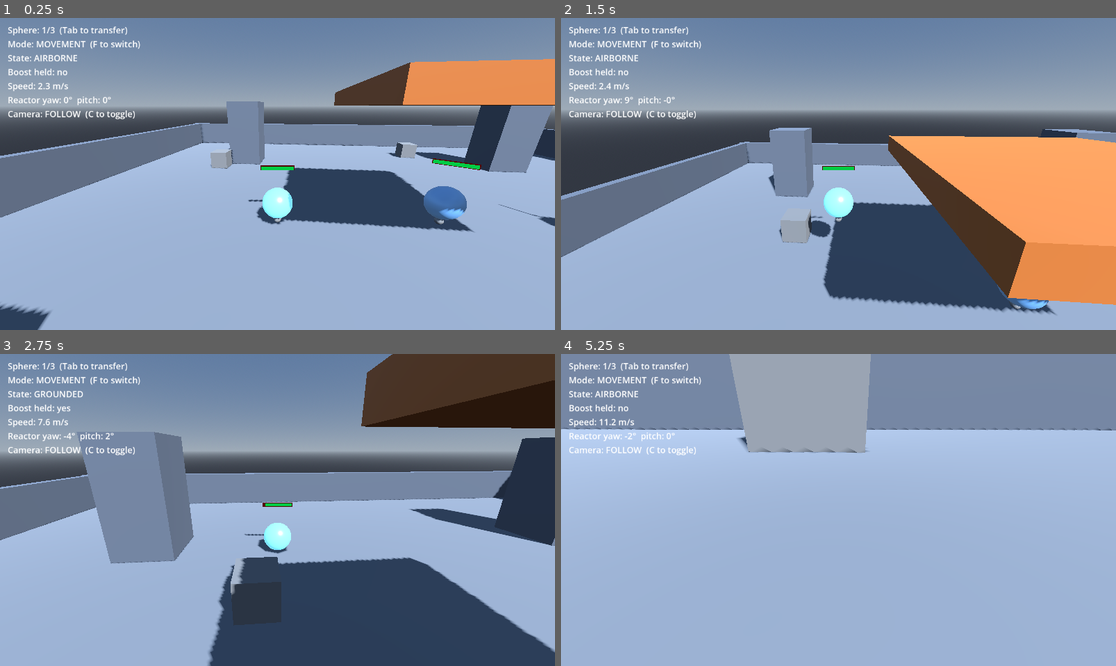
Above: before the commit, frames 1-4 (two rows, left to right).
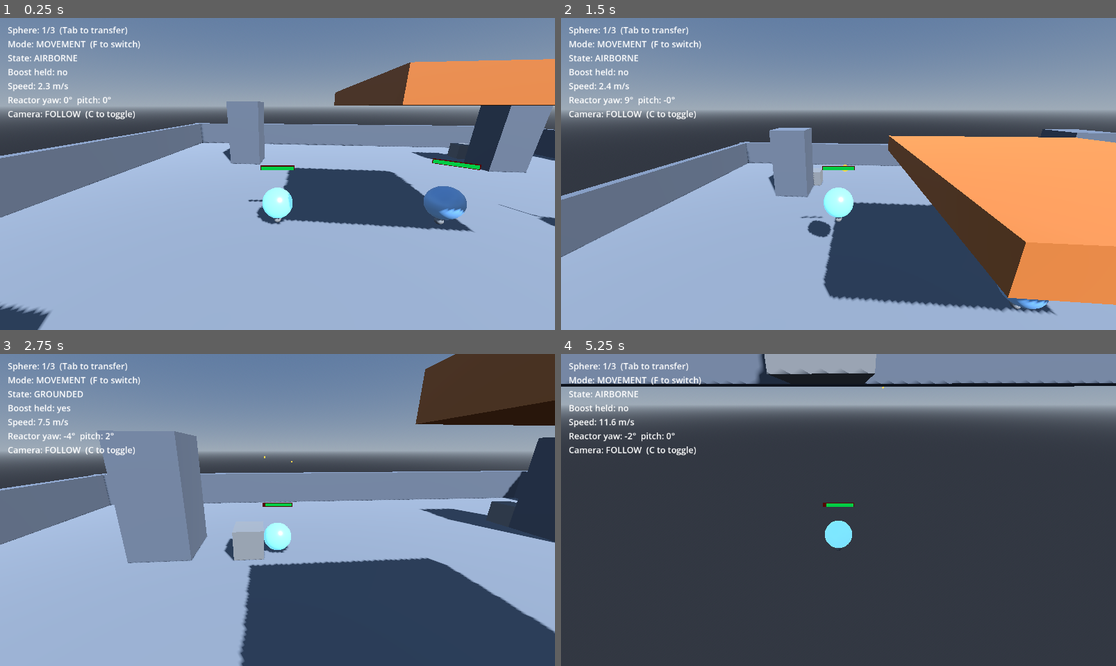
Above: after the commit, the same moments.

Repository: Thiiamas/Spheres
Game: Godot game, scene res://Main.tscn
The game is run twice, just before and just after one commit, with the same random seed, the same clock (stepped at 60 frames per second) and the same inputs.
Inputs (mouse positions are in pixels of both pictures, inside the frame that each line leads up to):
- Up to frame 1 (0.25 s): no input
- Up to frame 2 (1.5 s): tap Enter (ui_accept) at 0.5 s; move the mouse to (866, 174) at 0.52 s; hold Enter (ui_accept) 0.53-1.28 s; hold Z (move_forward) from 0.53 s (still down); tap Space (jump) at 0.77 s; tap A (attack, bound only after the commit) at 0.8, 1.35 s; move the mouse to (810, 174) at 1.27 s
- Up to frame 3 (2.75 s): keep holding Z (move_forward); tap Space (jump) at 1.52 s; tap Enter (ui_accept) at 1.55 s; move the mouse to (288, 503) at 2.02 s; hold Shift (boost) from 2.03 s (still down); tap A (attack, bound only after the commit) at 2.3 s
- Up to frame 4 (5.25 s): keep holding Z (move_forward); move the mouse to (832, 516) at 2.77 s; release Shift (boost) at 2.78 s; tap Down (cam_pan_down) at 2.85 s; tap Space (jump) at 3.02, 3.77, 4.52 s; tap Enter (ui_accept) at 3.05, 4.55 s; move the mouse to (877, 513) at 3.52 s; tap Left (cam_pan_left) at 3.6 s; tap A (attack, bound only after the commit) at 3.8 s; move the mouse to (794, 506) at 4.27 s; tap Right (cam_pan_right) at 4.35 s; move the mouse to (844, 510) at 5.02 s; tap Up (cam_pan_up) at 5.1 s

The runs differ from the first frame. In frame 1, 0.5% of the frame differs, in the area x 37-85%, y 39-49%; in frame 2, 0.5%; in frame 3, 12%; in frame 4, 89%, in the area x 0-100%, y 0-100%.

Commit message:
Phase 4: game loop, projectile attack, game over
Player attack (per request, replaces the doc's Space AoE explosion):
- Fire a projectile on "A" (and left-click) aimed at the mouse target.
- Mouse->world aim resolved by a Strategy pattern (AimStrategy) swapped per
  camera mode: RTS = free cursor projection, FOLLOW = screen-centre crosshair.
  SphereCamera.get_aim_target() owns the strategy; the controller stays
  mode-agnostic.
- Projectile.tscn (Area3D) flies straight, calls Enemy.take_hit, frees itself.

Combat/loop:
- Enemy gains hp + take_hit; enemies moved to physics layer 2 so projectiles
  hit only enemies (not spheres/walls).
- GameManager autoload: wave/zone loop (start_wave, on_enemy_died, zone_cleared
  with scaling 4 + zone*2), Game Over message, restart on ui_accept.
- Main.gd boots wave 1 after spheres register; SphereController._die triggers
  game_over when the last sphere falls. Consciousness.reset() on restart.
- UI/MessageLabel CanvasLayer in Main.tscn; add `attack` action; register
  GameManager autoload. Remove now-unused EnemySpawner (GameManager spawns).

Verified headless: aim differs by camera mode, firing spawns a projectile,
killing a wave advances to zone 2 (8 enemies), all-spheres-dead shows GAME OVER.

Co-Authored-By: Claude Opus 4.8 <noreply@anthropic.com>

Diff:
--- /dev/null
+++ b/AimStrategy.gd
@@ -0,0 +1,43 @@
+extends RefCounted
+class_name AimStrategy
+
+## Strategy pattern: turn the player's current pointing into a world-space aim
+## point for the active sphere's attack. The concrete strategy depends on the
+## camera mode (chosen by SphereCamera): RTS uses the free mouse cursor, FOLLOW
+## uses the screen centre because the mouse is captured for reactor aiming.
+##
+## Subclasses only decide *which screen point* to aim through; the screen→world
+## projection below is shared.
+
+## Enemies live on physics layer 2 (see Enemy.tscn).
+const ENEMY_MASK := 2
+
+
+func resolve(camera: Camera3D, origin: Vector3) -> Vector3:
+	return _world_from_screen(camera, _screen_point(camera), origin)
+
+
+## Screen-space point to aim through. Default is the viewport centre (crosshair).
+func _screen_point(camera: Camera3D) -> Vector2:
+	return camera.get_viewport().get_visible_rect().size * 0.5
+
+
+## Shared projection: prefer an enemy under the pointer; otherwise the ground
+## plane at the firing height; otherwise a point far along the ray.
+func _world_from_screen(camera: Camera3D, screen: Vector2, origin: Vector3) -> Vector3:
+	var from := camera.project_ray_origin(screen)
+	var dir := camera.project_ray_normal(screen)
+
+	var space := camera.get_world_3d().direct_space_state
+	var query := PhysicsRayQueryParameters3D.create(from, from + dir * 200.0)
+	query.collision_mask = ENEMY_MASK
+	var hit := space.intersect_ray(query)
+	if hit:
+		return hit.position
+
+	var ground := Plane(Vector3.UP, origin.y)
+	var ground_hit = ground.intersects_ray(from, dir)
+	if ground_hit != null:
+		return ground_hit
+
+	return from + dir * 30.0
--- a/Consciousness.gd
+++ b/Consciousness.gd
@@ -70,6 +70,13 @@
 	return spheres[current_index]
 
 
+## Clear the registry. Call before reloading the scene so freed spheres from the
+## old run don't linger in the list.
+func reset() -> void:
+	spheres.clear()
+	current_index = 0
+
+
 func _activate_initial() -> void:
 	if spheres.is_empty():
 		return
--- a/Enemy.gd
+++ b/Enemy.gd
@@ -13,10 +13,13 @@
 @export var attack_damage: float = 8.0
 @export var attack_cooldown: float = 1.2
 @export var gravity: float = 18.0
+## Hit points; depleted by player projectiles (take_hit).
+@export var hp: float = 40.0
 
 @onready var _attack_zone: Area3D = $AttackZone
 
 var _attack_timer: float = 0.0
+var _dead: bool = false
 
 
 func _physics_process(delta: float) -> void:
@@ -46,6 +49,18 @@
 		_try_attack()
 
 
+## Take damage from a player projectile. Reports its death to GameManager so the
+## wave counter advances.
+func take_hit(damage: float) -> void:
+	if _dead:
+		return
+	hp -= damage
+	if hp <= 0.0:
+		_dead = true
+		GameManager.on_enemy_died()
+		queue_free()
+
+
 ## Closest sphere by horizontal (XZ) distance — enemies move on the ground, so
 ## reachability is what matters, not a sphere that's flown overhead.
 func _nearest_sphere() -> SphereController:
--- a/Enemy.tscn
+++ b/Enemy.tscn
@@ -17,6 +17,8 @@
 radius = 1.2
 
 [node name="Enemy" type="CharacterBody3D"]
+collision_layer = 2
+collision_mask = 3
 script = ExtResource("1_enemy")
 
 [node name="MeshInstance3D" type="MeshInstance3D" parent="."]
--- a/EnemySpawner.gd
+++ /dev/null
@@ -1,22 +0,0 @@
-extends Node3D
-class_name EnemySpawner
-
-## Spawns a ring of enemies around the arena centre at startup. Enemies are
-## parented under this node to keep the scene tidy.
-
-@export var enemy_scene: PackedScene
-@export var enemy_count: int = 5
-@export var spawn_radius: float = 12.0
-@export var spawn_height: float = 0.5
-
-
-func _ready() -> void:
-	if enemy_scene == null:
-		push_warning("EnemySpawner: enemy_scene not assigned; no enemies spawned.")
-		return
-	for i in enemy_count:
-		var enemy := enemy_scene.instantiate()
-		add_child(enemy)
-		var angle := (TAU / enemy_count) * i
-		enemy.global_position = Vector3(cos(angle), 0.0, sin(angle)) * spawn_radius \
-			+ Vector3.UP * spawn_height
--- /dev/null
+++ b/GameManager.gd
@@ -0,0 +1,80 @@
+extends Node
+
+## Autoload singleton (registered as "GameManager"). Owns the wave/zone loop:
+## spawn a wave, count kills, clear the zone, spawn a bigger wave; show Game Over
+## when every sphere is destroyed, and restart on confirm.
+##
+## The arena (enemy container + message label) is handed in by Main.gd once the
+## scene is ready — autoloads exist before the scene, so they can't grab scene
+## nodes at their own _ready.
+
+const FIRST_WAVE := 5
+const SPAWN_RADIUS := 14.0
+
+var enemy_scene: PackedScene = preload("res://Enemy.tscn")
+var current_zone: int = 1
+var enemies_alive: int = 0
+
+var _container: Node3D = null
+var _message: Label = null
+
+
+## Called by Main once the scene (and its spheres) are ready.
+func begin(container: Node3D, message: Label) -> void:
+	_container = container
+	_message = message
+	current_zone = 1
+	enemies_alive = 0
+	_hide_message()
+	start_wave(FIRST_WAVE)
+
+
+func start_wave(count: int) -> void:
+	if _container == null:
+		return
+	_hide_message()
+	enemies_alive = count
+	for i in count:
+		var enemy := enemy_scene.instantiate()
+		_container.add_child(enemy)
+		var angle := (TAU / count) * i + randf() * 0.3
+		enemy.global_position = Vector3(cos(angle), 0.0, sin(angle)) * SPAWN_RADIUS + Vector3.UP * 0.5
+
+
+## An enemy reported its death (killed by a player projectile).
+func on_enemy_died() -> void:
+	enemies_alive -= 1
+	if enemies_alive <= 0:
+		_zone_cleared()
+
+
+func game_over() -> void:
+	show_message("GAME OVER\n[Entrée] pour recommencer")
+
+
+func show_message(text: String) -> void:
+	if _message:
+		_message.text = text
+		_message.visible = true
+
+
+func _zone_cleared() -> void:
+	current_zone += 1
+	show_message("Zone dégagée !\nProchaine zone…")
+	await get_tree().create_timer(2.0).timeout
+	# A wipe or restart may have happened during the pause.
+	if Consciousness.spheres.is_empty():
+		return
+	start_wave(4 + current_zone * 2)
+
+
+func _hide_message() -> void:
+	if _message:
+		_message.visible = false
+
+
+func _input(event: InputEvent) -> void:
+	# Restart only from the Game Over state (no spheres left).
+	if event.is_action_pressed("ui_accept") and Consciousness.spheres.is_empty():
+		Consciousness.reset()
+		get_tree().reload_current_scene()
--- /dev/null
+++ b/Main.gd
@@ -0,0 +1,13 @@
+extends Node3D
+
+## Boots the game loop: once the spheres have registered with Consciousness,
+## hand the enemy container and message label to GameManager and start wave 1.
+
+@onready var _enemies: Node3D = $Enemies
+@onready var _message: Label = $UI/MessageLabel
+
+
+func _ready() -> void:
+	# Let the spheres run their _ready (register + deferred initial activation).
+	await get_tree().process_frame
+	GameManager.begin(_enemies, _message)
--- a/Main.tscn
+++ b/Main.tscn
@@ -1,10 +1,9 @@
-[gd_scene load_steps=20 format=3 uid="uid://b8mq2x1n3p7ya"]
+[gd_scene load_steps=19 format=3 uid="uid://b8mq2x1n3p7ya"]
 
 [ext_resource type="Script" uid="uid://du2qpi72se1or" path="res://SphereCamera.gd" id="1_cam"]
 [ext_resource type="Script" uid="uid://kvu8t082hllc" path="res://HUD.gd" id="2_hud"]
 [ext_resource type="PackedScene" path="res://Sphere.tscn" id="3_sphere"]
-[ext_resource type="Script" path="res://EnemySpawner.gd" id="4_spawn"]
-[ext_resource type="PackedScene" path="res://Enemy.tscn" id="5_enemy"]
+[ext_resource type="Script" path="res://Main.gd" id="4_main"]
 
 [sub_resource type="ProceduralSkyMaterial" id="Sky_mat"]
 sky_top_color = Color(0.33, 0.45, 0.62, 1)
@@ -69,6 +68,7 @@
 size = Vector3(6, 0.5, 6)
 
 [node name="Main" type="Node3D"]
+script = ExtResource("4_main")
 
 [node name="WorldEnvironment" type="WorldEnvironment" parent="."]
 environment = SubResource("Env")
@@ -181,8 +181,6 @@
 transform = Transform3D(1, 0, 0, 0, 1, 0, 0, 0, 1, 5, 1, 0)
 
 [node name="Enemies" type="Node3D" parent="."]
-script = ExtResource("4_spawn")
-enemy_scene = ExtResource("5_enemy")
 
 [node name="SphereCamera" type="Camera3D" parent="."]
 transform = Transform3D(1, 0, 0, 0, 1, 0, 0, 0, 1, 0, 3, 6)
@@ -198,3 +196,20 @@
 theme_override_font_sizes/font_size = 18
 script = ExtResource("2_hud")
 camera = NodePath("../../SphereCamera")
+
+[node name="UI" type="CanvasLayer" parent="."]
+
+[node name="MessageLabel" type="Label" parent="UI"]
+anchor_left = 0.5
+anchor_top = 0.5
+anchor_right = 0.5
+anchor_bottom = 0.5
+offset_left = -320.0
+offset_top = -90.0
+offset_right = 320.0
+offset_bottom = 90.0
+theme_override_font_sizes/font_size = 40
+text = ""
+horizontal_alignment = 1
+vertical_alignment = 1
+visible = false
--- /dev/null
+++ b/MouseCursorAim.gd
@@ -0,0 +1,7 @@
+extends AimStrategy
+class_name MouseCursorAim
+
+## RTS camera: the mouse is free, so aim through the actual cursor position.
+
+func _screen_point(camera: Camera3D) -> Vector2:
+	return camera.get_viewport().get_mouse_position()
--- /dev/null
+++ b/Projectile.gd
@@ -0,0 +1,38 @@
+extends Area3D
+class_name Projectile
+
+## A straight-flying shot fired by the active sphere. Travels along a fixed
+## direction, damages the first enemy it touches (via take_hit), then frees
+## itself. Self-destructs after `lifetime` so strays don't accumulate.
+
+@export var lifetime: float = 2.5
+
+var _dir: Vector3 = Vector3.FORWARD
+var _speed: float = 30.0
+var _damage: float = 35.0
+var _life: float = 0.0
+
+
+## Configure the shot before/after adding it to the tree.
+func launch(dir: Vector3, damage: float, speed: float) -> void:
+	_dir = dir.normalized()
+	_damage = damage
+	_speed = speed
+
+
+func _ready() -> void:
+	_life = lifetime
+	body_entered.connect(_on_body_entered)
+
+
+func _physics_process(delta: float) -> void:
+	global_position += _dir * _speed * delta
+	_life -= delta
+	if _life <= 0.0:
+		queue_free()
+
+
+func _on_body_entered(body: Node) -> void:
+	if body.has_method("take_hit"):
+		body.take_hit(_damage)
+		queue_free()
--- /dev/null
+++ b/Projectile.tscn
@@ -0,0 +1,29 @@
+[gd_scene load_steps=5 format=3]
+
+[ext_resource type="Script" path="res://Projectile.gd" id="1_proj"]
+
+[sub_resource type="StandardMaterial3D" id="Mat_proj"]
+shading_mode = 0
+albedo_color = Color(1, 0.85, 0.3, 1)
+emission_enabled = true
+emission = Color(1, 0.8, 0.2, 1)
+emission_energy_multiplier = 3.0
+
+[sub_resource type="SphereMesh" id="Mesh_proj"]
+material = SubResource("Mat_proj")
+radius = 0.18
+height = 0.36
+
+[sub_resource type="SphereShape3D" id="Shape_proj"]
+radius = 0.25
+
+[node name="Projectile" type="Area3D"]
+collision_layer = 0
+collision_mask = 2
+script = ExtResource("1_proj")
+
+[node name="MeshInstance3D" type="MeshInstance3D" parent="."]
+mesh = SubResource("Mesh_proj")
+
+[node name="CollisionShape3D" type="CollisionShape3D" parent="."]
+shape = SubResource("Shape_proj")
--- /dev/null
+++ b/ScreenCenterAim.gd
@@ -0,0 +1,6 @@
+extends AimStrategy
+class_name ScreenCenterAim
+
+## FOLLOW camera: the mouse is captured for reactor aiming, so there's no useful
+## cursor position. Aim through the screen centre (the crosshair you're looking
+## along). Uses the base _screen_point (viewport centre) unchanged.
--- a/Sphere.tscn
+++ b/Sphere.tscn
@@ -1,8 +1,9 @@
-[gd_scene load_steps=17 format=3]
+[gd_scene load_steps=18 format=3]
 
 [ext_resource type="Script" uid="uid://bbve772w8ey0t" path="res://SphereController.gd" id="1_ctrl"]
 [ext_resource type="Script" uid="uid://dnopq63lncmyw" path="res://Reactor.gd" id="2_react"]
 [ext_resource type="Script" path="res://HPBar3D.gd" id="3_hpbar"]
+[ext_resource type="PackedScene" path="res://Projectile.tscn" id="4_proj"]
 
 [sub_resource type="SphereMesh" id="Sphere_ball"]
 
@@ -72,6 +73,7 @@
 jump_force = 6.0
 double_jump_force = 4.0
 boost_force = 12.0
+projectile_scene = ExtResource("4_proj")
 hp_bar = NodePath("HPBar3D")
 ball_mesh = NodePath("MeshInstance3D")
 reactor = NodePath("Reactor")
--- a/SphereCamera.gd
+++ b/SphereCamera.gd
@@ -44,6 +44,10 @@
 var _rts_focus: Vector3 = Vector3.ZERO
 const _RTS_ZOOM_REF: float = 18.0 # zoom at which pan_speed is unscaled
 
+# How the active sphere's attack resolves "where the mouse points", swapped per
+# camera mode (Strategy pattern). See AimStrategy.
+var _aim_strategy: AimStrategy = ScreenCenterAim.new()
+
 
 func _ready() -> void:
 	_apply_mode_state()
@@ -92,6 +96,14 @@
 	Input.mouse_mode = Input.MOUSE_MODE_CAPTURED if mode == Mode.FOLLOW else Input.MOUSE_MODE_VISIBLE
 	if reactor != null:
 		reactor.external_aim = mode == Mode.RTS
+	# RTS aims through the free cursor; FOLLOW through the screen centre.
+	_aim_strategy = MouseCursorAim.new() if mode == Mode.RTS else ScreenCenterAim.new()
+
+
+## Resolve where the active sphere should shoot, based on the current mouse
+## pointing and camera mode. Delegated to the mode's AimStrategy.
+func get_aim_target(origin: Vector3) -> Vector3:
+	return _aim_strategy.resolve(self, origin)
 
 
 func _physics_process(delta: float) -> void:
--- a/SphereController.gd
+++ b/SphereController.gd
@@ -57,6 +57,16 @@
 ## Optional floating health bar (HPBar3D) shown above the sphere.
 @export var hp_bar: Node3D
 
+@export_group("Attack")
+## Projectile fired on the "attack" action (A). Aimed at the mouse target.
+@export var projectile_scene: PackedScene
+## Minimum seconds between shots.
+@export var attack_cooldown: float = 0.5
+## Travel speed handed to the projectile.
+@export var projectile_speed: float = 30.0
+## Damage handed to the projectile (Enemy.take_hit).
+@export var projectile_damage: float = 35.0
+
 @export_group("References")
 @export var reactor: Reactor
 @export var camera: SphereCamera ## Provides the view yaw so roll matches the active camera mode.
@@ -72,6 +82,8 @@
 
 ## Current hit points. Reaches 0 -> the sphere is destroyed.
 var hp: float = 100.0
+
+var _attack_timer: float = 0.0
 
 # Per-instance copy of the ball material so recolouring doesn't touch the shared resource.
 var _mode_material: StandardMaterial3D = null
@@ -106,10 +118,16 @@
 	print("[Ball] reactor=", reactor, " camera=", camera, " boost_force=", boost_force)
 
 
-func _process(_delta: float) -> void:
+func _process(delta: float) -> void:
 	# Passive (crystallised) spheres ignore all input.
 	if not is_controlled:
 		return
+
+	# Firing works in both movement modes (aiming is always available).
+	_attack_timer -= delta
+	if Input.is_action_just_pressed("attack") and _attack_timer <= 0.0:
+		_fire_projectile()
+		_attack_timer = attack_cooldown
 
 	if Input.is_action_just_pressed("mode_toggle"):
 		_toggle_mode()
@@ -222,10 +240,33 @@
 		_die()
 
 
+## Fire a projectile toward where the mouse is aiming. The camera resolves the
+## world-space aim point via its current AimStrategy, so this code doesn't care
+## whether we're in FOLLOW or RTS mode.
+func _fire_projectile() -> void:
+	if projectile_scene == null or camera == null:
+		return
+	var origin := global_position
+	var target := camera.get_aim_target(origin)
+	var dir := target - origin
+	if dir.length() < 0.001:
+		dir = -global_basis.z # fallback: straight ahead
+	dir = dir.normalized()
+
+	var proj := projectile_scene.instantiate()
+	get_tree().current_scene.add_child(proj)
+	proj.global_position = origin + dir * 0.8
+	if proj.has_method("launch"):
+		proj.launch(dir, projectile_damage, projectile_speed)
+
+
 ## Leave the consciousness pool (which reassigns control if this was the active
-## sphere) and remove this sphere from the world.
+## sphere) and remove this sphere from the world. If it was the last one, the
+## run is over.
 func _die() -> void:
 	Consciousness.unregister(self)
+	if Consciousness.spheres.is_empty():
+		GameManager.game_over()
 	queue_free()
 
 
--- a/project.godot
+++ b/project.godot
@@ -18,6 +18,7 @@
 [autoload]
 
 Consciousness="*res://Consciousness.gd"
+GameManager="*res://GameManager.gd"
 
 [dotnet]
 
@@ -95,6 +96,12 @@
 , Object(InputEventJoypadButton,"resource_local_to_scene":false,"resource_name":"","device":-1,"button_index":2,"pressure":0.0,"pressed":false,"script":null)
 ]
 }
+attack={
+"deadzone": 0.5,
+"events": [Object(InputEventKey,"resource_local_to_scene":false,"resource_name":"","device":-1,"window_id":0,"alt_pressed":false,"shift_pressed":false,"ctrl_pressed":false,"meta_pressed":false,"pressed":false,"keycode":65,"physical_keycode":0,"key_label":0,"unicode":97,"location":0,"echo":false,"script":null)
+, Object(InputEventMouseButton,"resource_local_to_scene":false,"resource_name":"","device":-1,"window_id":0,"alt_pressed":false,"shift_pressed":false,"ctrl_pressed":false,"meta_pressed":false,"button_mask":0,"position":Vector2(0, 0),"global_position":Vector2(0, 0),"factor":1.0,"button_index":1,"canceled":false,"pressed":false,"double_click":false,"script":null)
+]
+}
 cam_pan_left={
 "deadzone": 0.5,
 "events": [Object(InputEventKey,"resource_local_to_scene":false,"resource_name":"","device":-1,"window_id":0,"alt_press …(195 unchanged characters)…
Not shown, added: AimStrategy.gd.uid
Not shown, removed: EnemySpawner.gd.uid
Not shown, added: GameManager.gd.uid
Not shown, added: Main.gd.uid
Not shown, added: MouseCursorAim.gd.uid
Not shown, added: Projectile.gd.uid
Not shown, added: ScreenCenterAim.gd.uid
Not shown, changed: Docs/PLAN.md
Not shown, changed: Docs/phase4_loop.md
